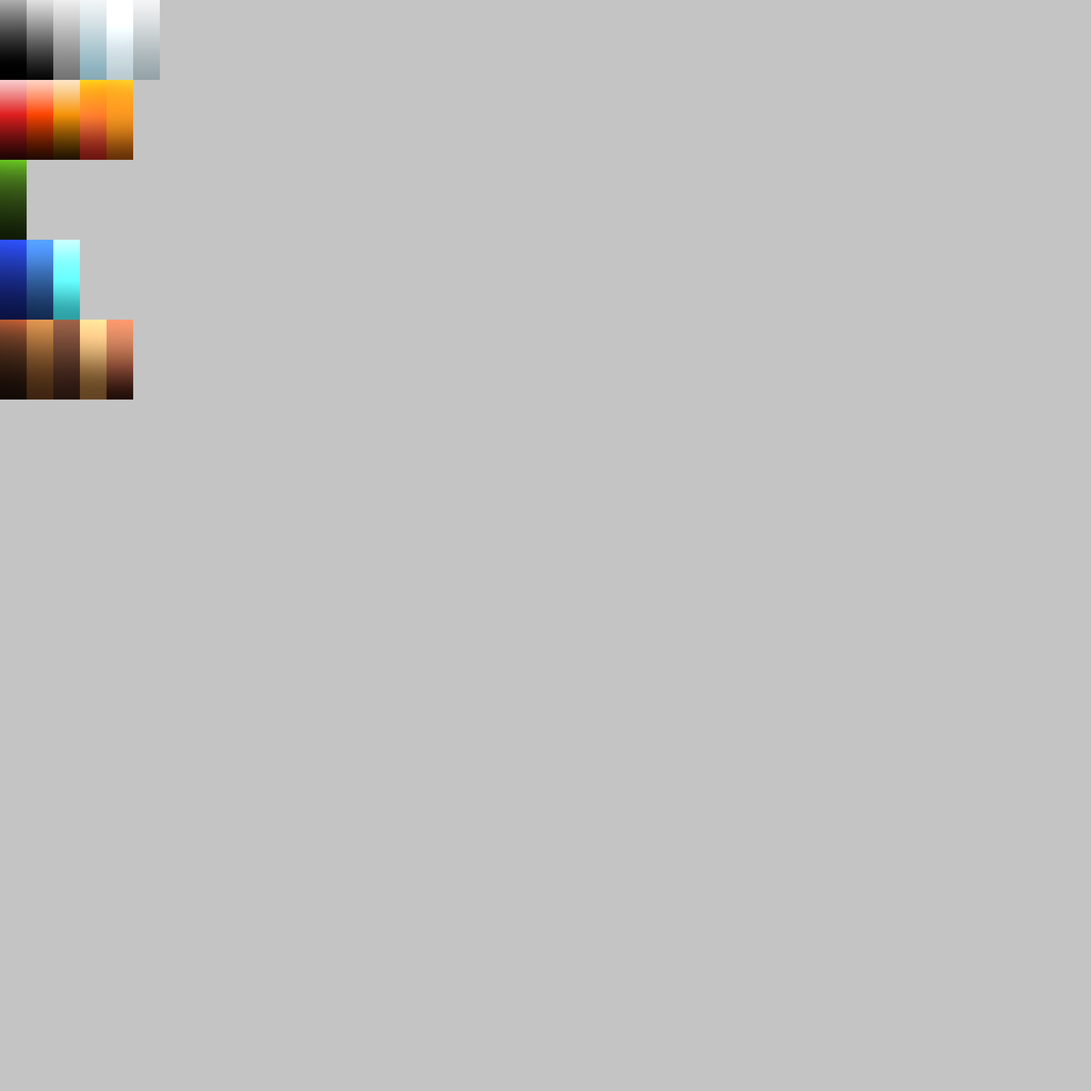
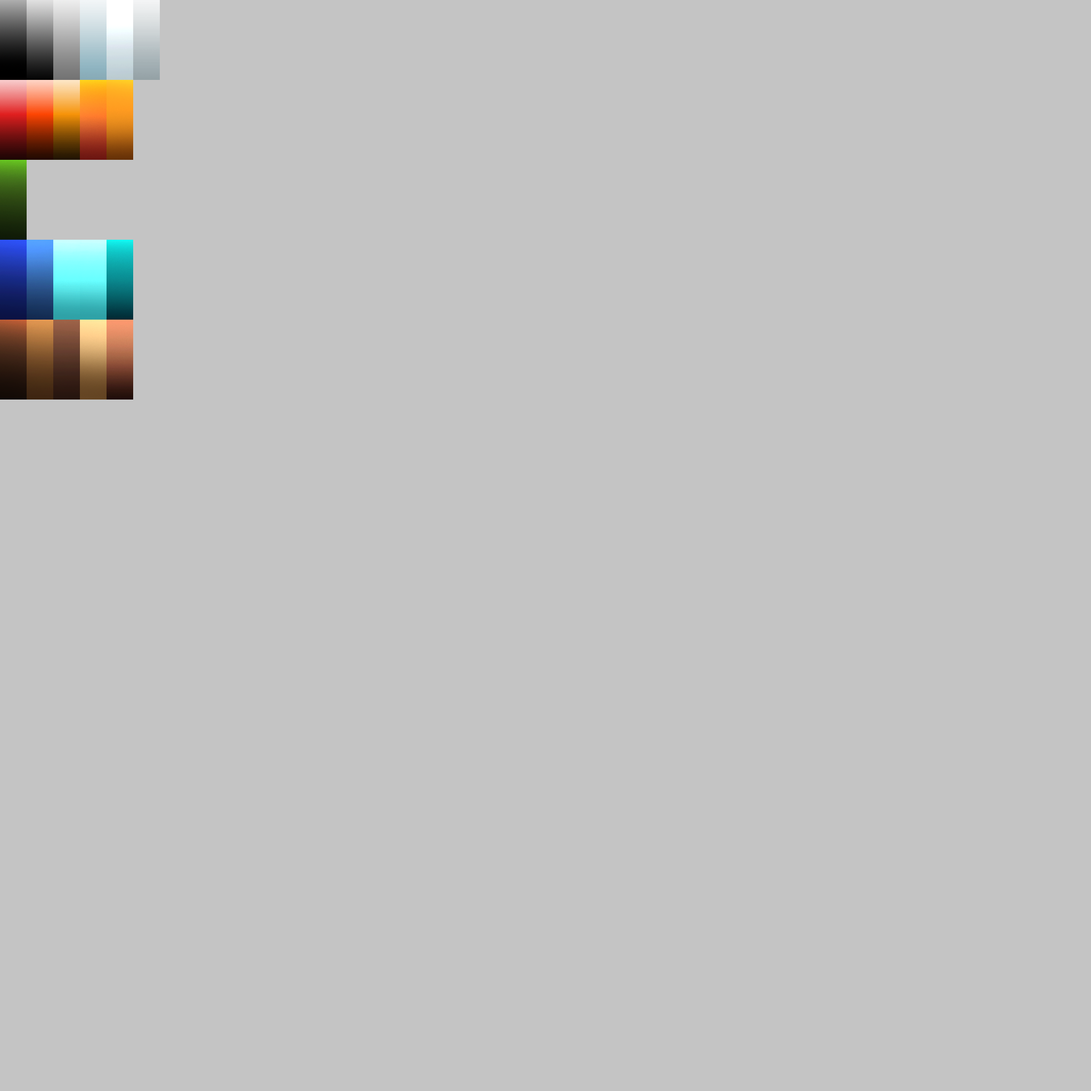
Revision of a layered 1091x1091 image; what changed, layer by layer:
added layer "Layer 1 copy 20" above "Layer 1 copy 19" over [106, 239, 134, 320]
added layer "Layer 1 copy 19" above "Layer 1 copy 18" over [79, 239, 107, 320]
